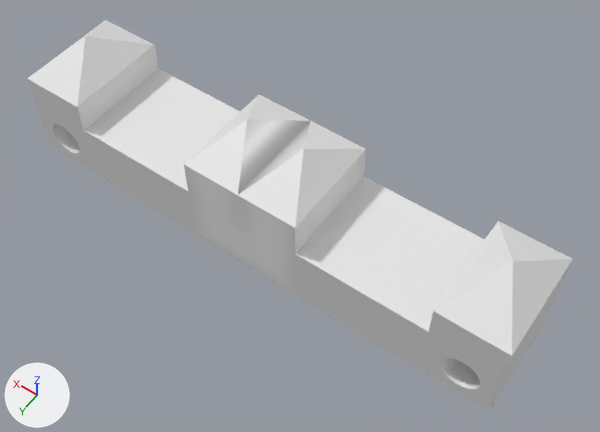
One commit to the OBJ model models/tower/bench.obj: the scene before it, then after it.
Rendered twice from a 50 mm lens placed at (-3.5, 4.09, 7.45), pointed at (-0.36, -0.3, 0.54). Every picture has the same lights, and +X, +Y and +Z are marked at lower left. Where no turn or scale is listed for an object, it has been applied to the vertices.
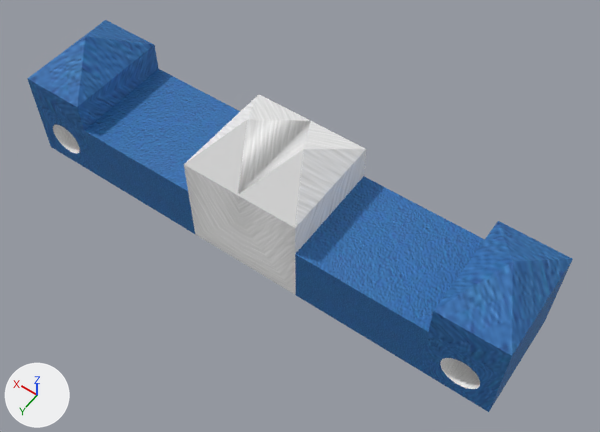
Commit message: fixing bench

What differs and where, as boxes [x1, y1, x2, y2] in the pictures (600 x 432 px):
part 1 of me_cube, recoloured (white to blue): [295, 177, 573, 412] in both
part 2 of me_cube, recoloured (white to blue): [27, 20, 240, 234] in both
part 3 of me_cube, recoloured (grey to white): [440, 358, 480, 389] in both
part 4 of me_cube, recoloured: [53, 124, 80, 154] in both
part 5 of me_cube, recoloured: [184, 94, 366, 295] in both
part 6 of me_cube, recoloured (white to grey): [184, 120, 304, 228] in both

What the commit changed:
Picture 'blue.jpg' (img_blue_jpg) is new.
Picture 'white.png' (img_white_png) is new.
Material 'Material' (mat_material) is new.
Its texture is img_blue_jpg.
Its roughness is 0.69.
Material 'Material_NONE' (mat_material_none) is new.
Its base color is (0.64, 0.64, 0.64) (light grey #d1d1d1).
Its roughness is 0.69.
Material 'Material_white.png' (mat_material_white_png) is new.
Its texture is img_white_png.
Its roughness is 0.69.
me_cube has 174 vertices, 354 faces and spans x -2.97..2.97, y -1.0..0.24, z 0.0..1.5.
me_cube is used by ob_cube; location (0.0, 0.0, 0.0).
me_cube part 1: 92 of the faces centred in x -2.97..-1.19, y -1.0..0.24, z 0.05..1.23 switch from no material to mat_material (picture img_blue_jpg).
me_cube part 2: 92 of the faces centred in x 1.19..2.97, y -1.0..0.24, z 0.05..1.23 switch from no material to mat_material (picture img_blue_jpg).
me_cube part 3: 64 of the faces centred in x -2.8..-2.39, y -0.59..-0.17, z 0.16..0.58 switch from no material to mat_material_white_png (picture img_white_png).
me_cube part 4: 64 of the faces centred in x 2.39..2.8, y -0.59..-0.17, z 0.16..0.58 switch from no material to mat_material_white_png (picture img_white_png).
me_cube part 5: 30 of the faces centred in x -0.69..0.69, y -1.0..0.24, z 0.0..1.28 switch from no material to mat_material_white_png (picture img_white_png).
me_cube part 6: 4 of the faces centred in x -0.34..0.34, y -0.59..0.04, z 0.89..1.28 switch from no material to mat_material_none (light grey #d1d1d1).
